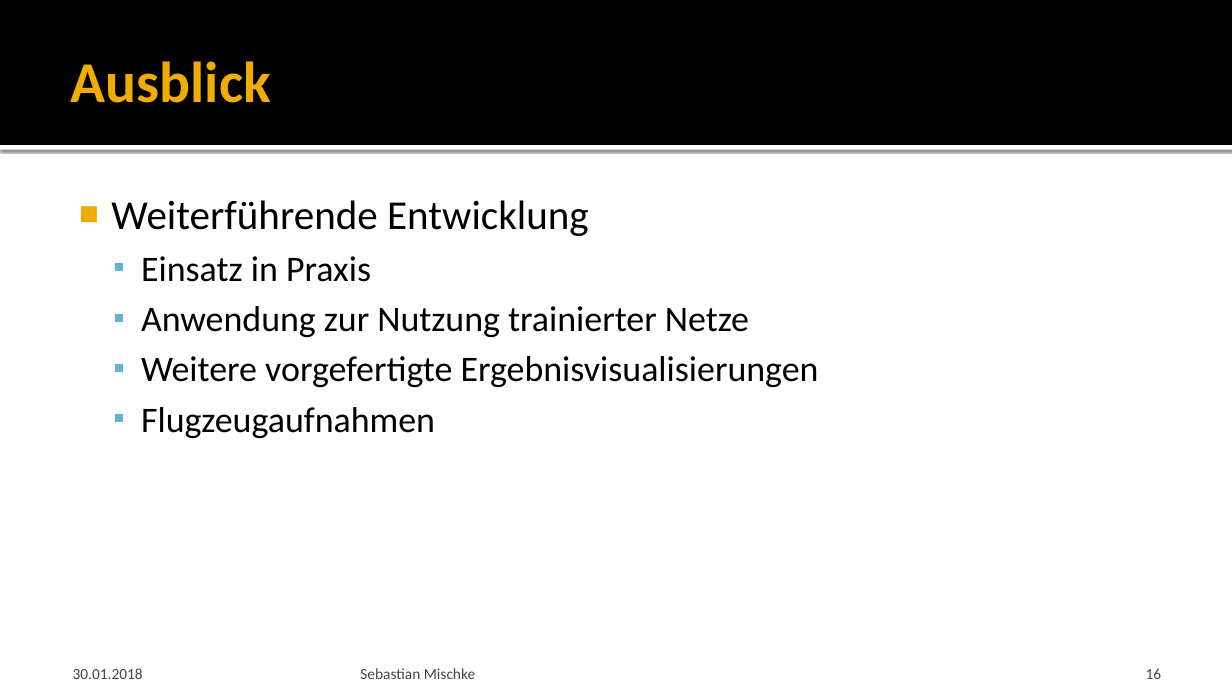
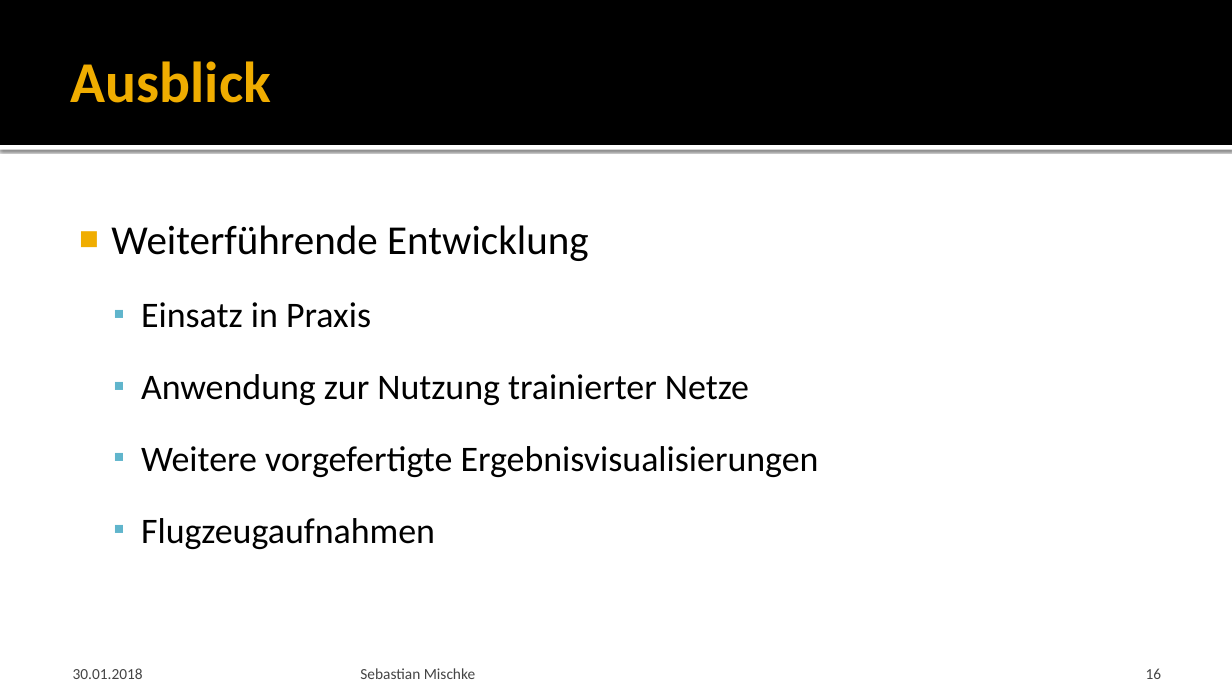
Before and after one commit to Saritus/bachelor-thesis, a slide deck: slide 16 of docs/verteidigung/Verteidigung.pptx. Drawn at 1232x693 pixels with LibreOffice and Linux fonts; fonts in the diff are those of the drawing; background and template pictures are left out. Boxes give left, top, right and bottom in pixels: in the first picture for what was removed or moved away, otherwise in the second. Text is boxed around its words. In the diff, an @@ line names an element or a change of style, - is before the commit and + after.

```diff
--- a/docs/verteidigung/Verteidigung.pptx
+++ b/docs/verteidigung/Verteidigung.pptx
@@ text "Weiterführende Entwicklung" at bbox=[111, 225, 819, 549]: line spacing 1 to 1.5 @@
```
Also in this commit, not shown: 5 other slides changed, 1 other file.
